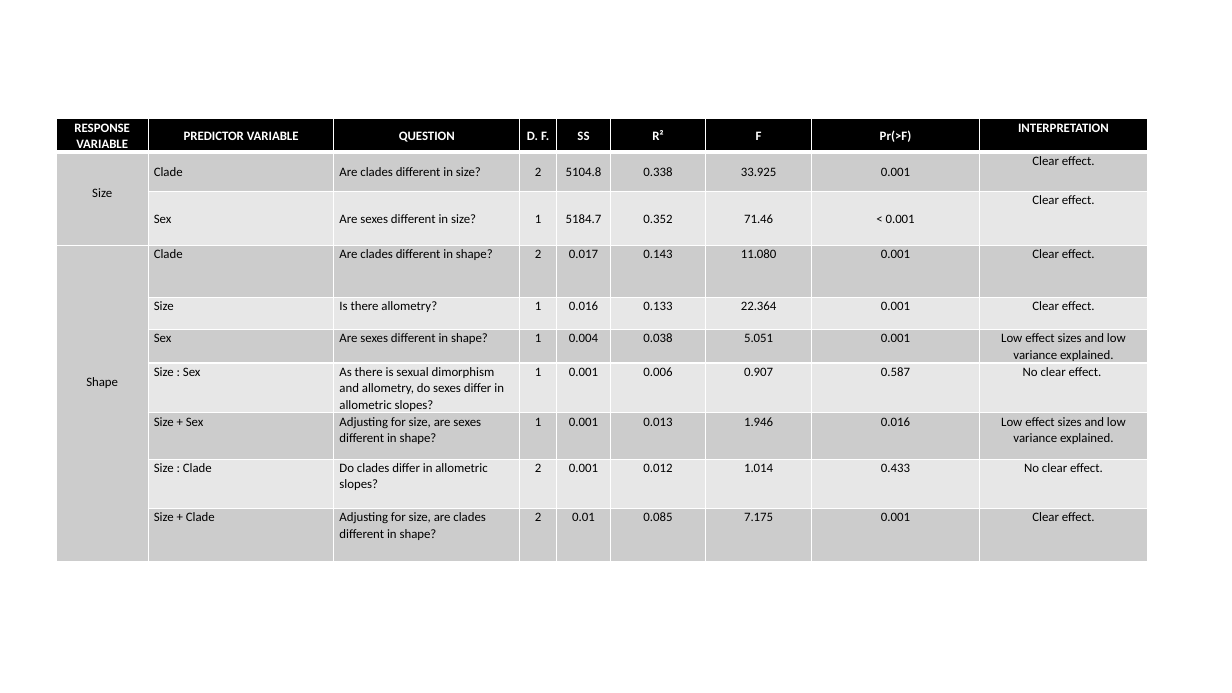
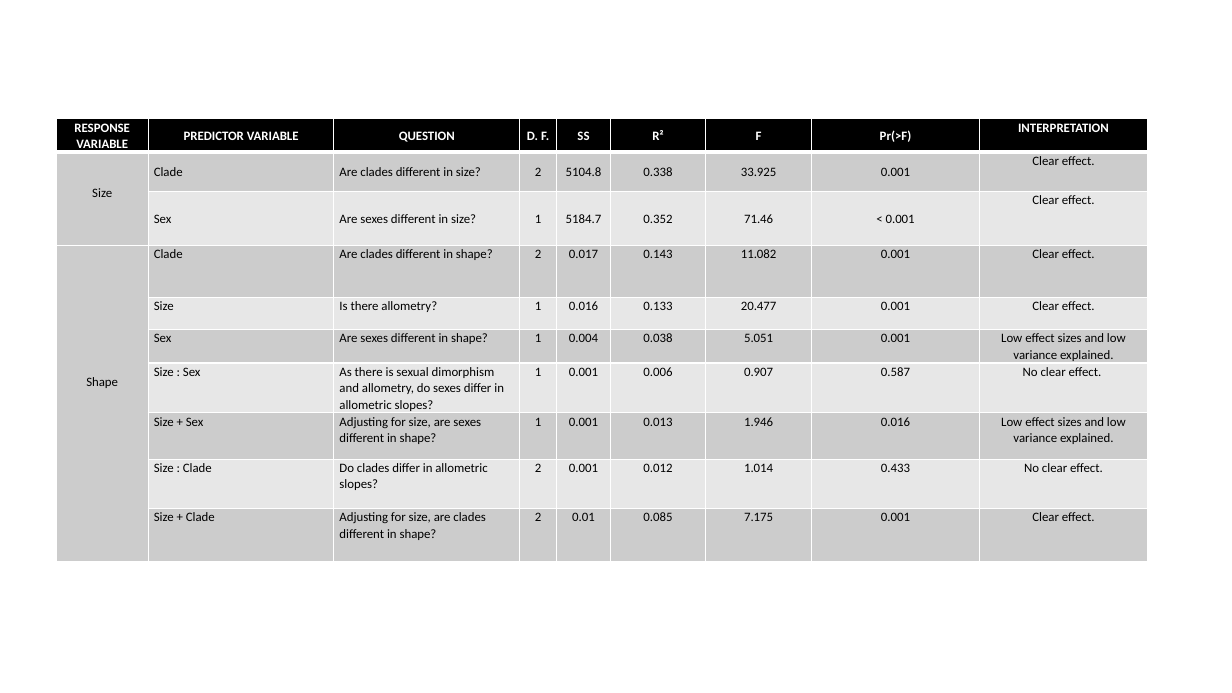
Before and after one commit to pietroviama/Viacavaetal_Antechinus, a slide deck: slide 10 of Figures/Antechinus_figures.pptx. Drawn at 1232x693 pixels with LibreOffice and Linux fonts; fonts in the diff are those of the drawing. Boxes give left, top, right and bottom in pixels: in the first picture for what was removed or moved away, otherwise in the second. Text is boxed around its words. In the diff, an @@ line names an element or a change of style, - is before the commit and + after.

```diff
--- a/Figures/Antechinus_figures.pptx
+++ b/Figures/Antechinus_figures.pptx
@@ table at (56, 119, 1149, 560) @@
-row 4, column 7: 11.080
+row 4, column 7: 11.082
-row 5, column 7: 22.364
+row 5, column 7: 20.477
```
Also in this commit, not shown: 1 other slide changed, 5 other files.
